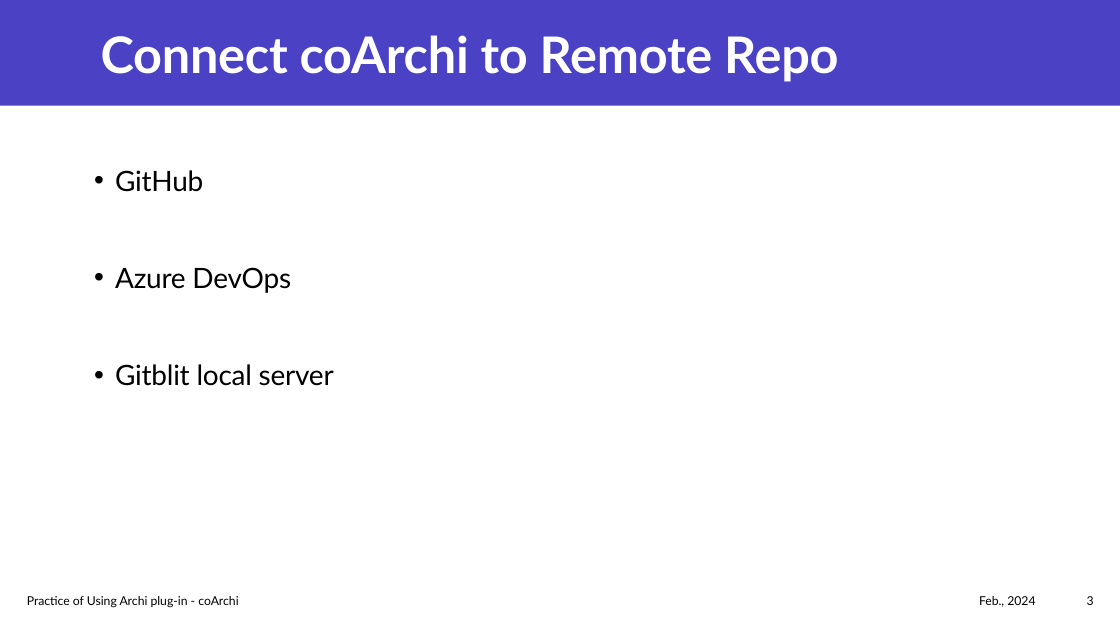
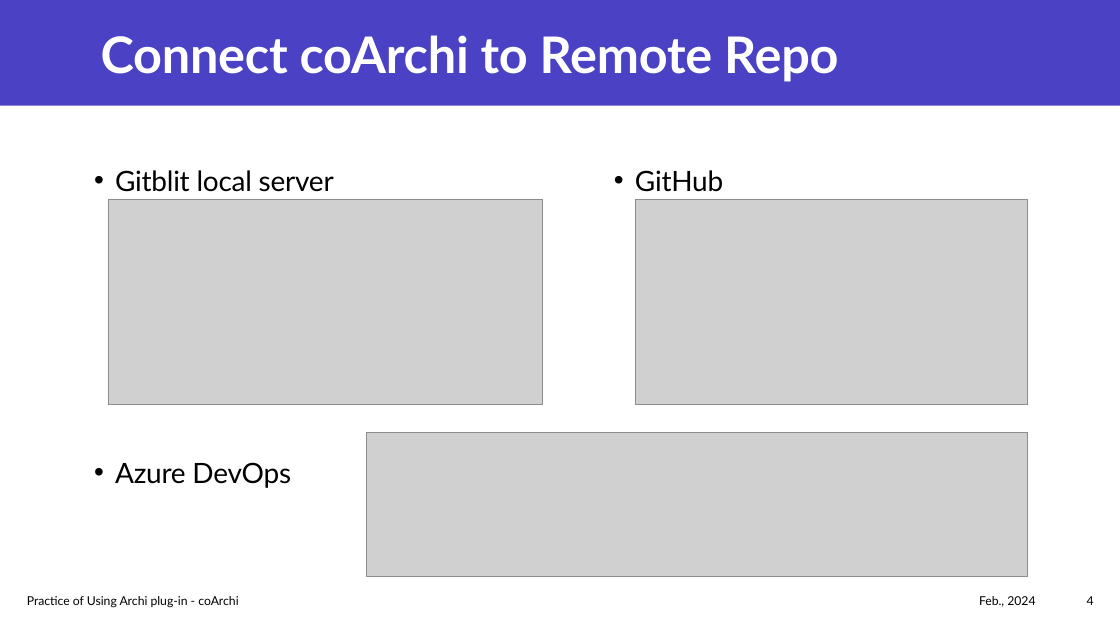
Before and after one commit to yasenstar/EA, a slide deck: slide 4 of architool/Using-coArchi.pptx (slide 3 before the commit). Drawn at 1120x630 pixels with LibreOffice and Linux fonts; fonts in the diff are those of the drawing; grey boxes stand for pictures. Boxes give left, top, right and bottom in pixels: in the first picture for what was removed or moved away, otherwise in the second. Text is boxed around its words. In the diff, an @@ line names an element or a change of style, - is before the commit and + after.

Commit message:
add using coArchi

```diff
--- a/architool/Using-coArchi.pptx
+++ b/architool/Using-coArchi.pptx
@@ text at <box>115,170,334,192</box>: text changed @@
-• GitHub
+• Gitblit local server
@@ text added at <box>635,170,723,192</box>, 24 pt, text #000000 @@
+• GitHub
@@ picture added at <box>108,200,542,404</box> @@
@@ picture added at <box>635,200,1028,404</box> @@
@@ text at <box>115,364,334,386</box>: paragraph removed @@
-• Gitblit local server
@@ picture added at <box>366,433,1028,576</box> @@
@@ page number at <box>1087,596,1094,605</box>: text changed @@
-3
+4
```
Also in this commit, not shown: 2 other slides changed, 2 other files.
